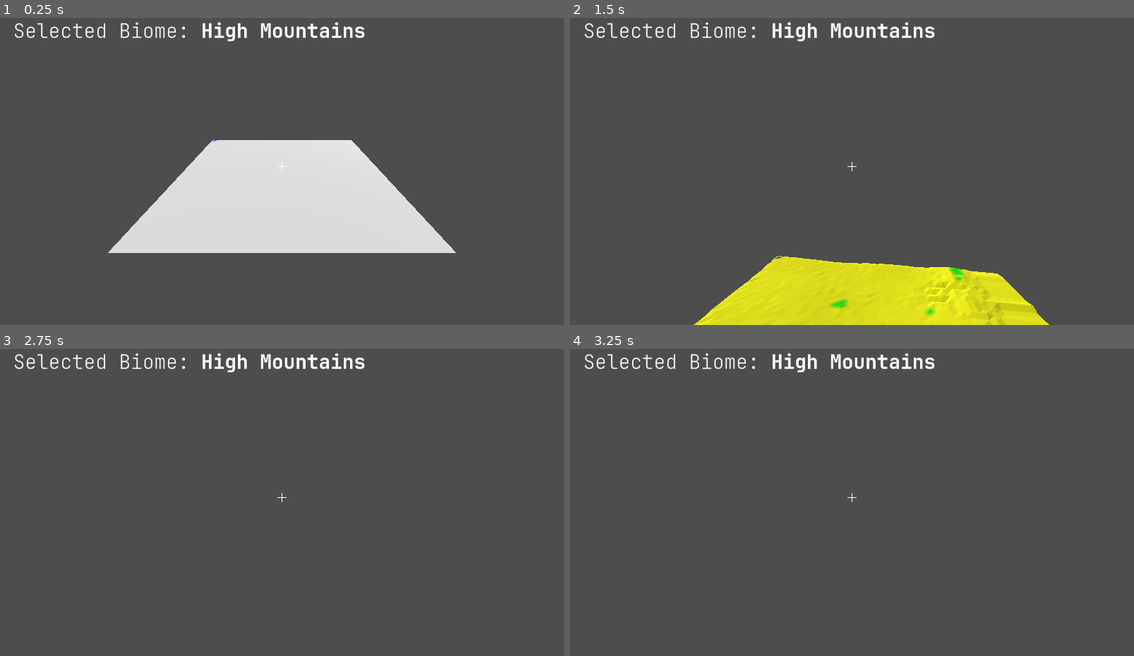
Above: before the commit, frames 1-4 (two rows, left to right).
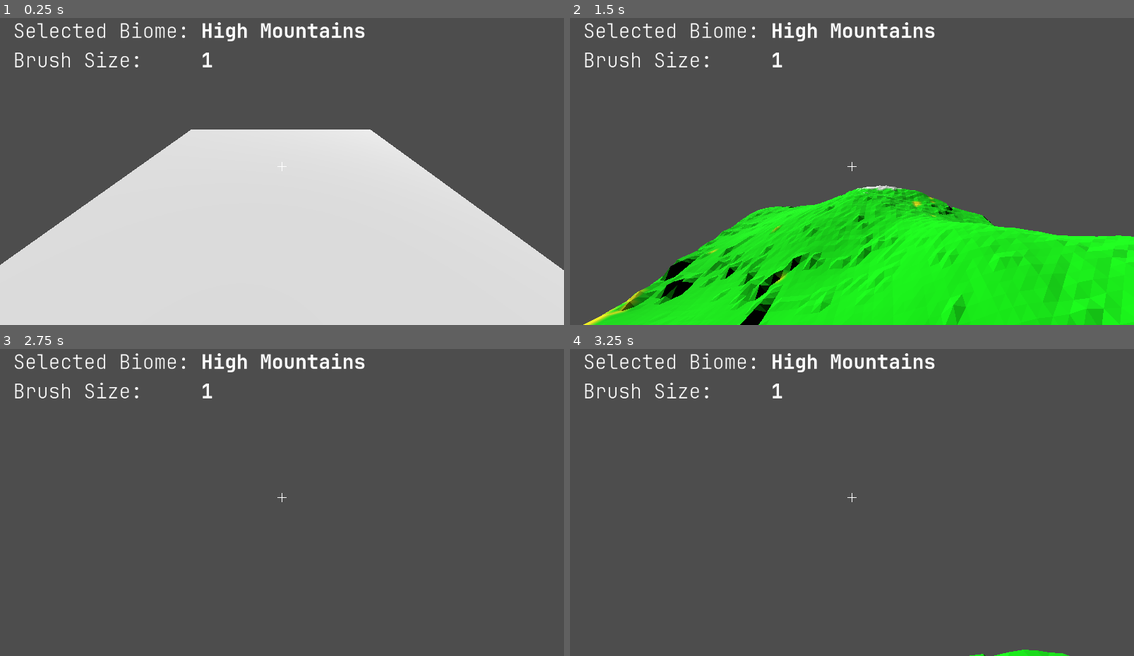
Above: after the commit, the same moments.

Repository: Lion4567714/prodecural_terrain_generation
Game: Godot game, scene res://test_scene.tscn
Same seed, same stepped clock (60 frames per second), same inputs: the game is played once before the commit and once after it.
Inputs (mouse positions are in pixels of both pictures, inside the frame that each line leads up to):
- Up to frame 1 (0.25 s): no input
- Up to frame 2 (1.5 s): tap Enter at 0.5 s; move the mouse to (880, 165) at 0.52 s; hold W (ui_up) from 0.53 s (still down); tap E at 0.6 s; click (880, 165) at 0.67 s; tap R at 0.8, 1.35 s; move the mouse to (823, 168) at 1.27 s; click (823, 168) at 1.42 s
- Up to frame 3 (2.75 s): keep holding W (ui_up); tap F at 1.55, 2.1 s; move the mouse to (293, 493) at 2.02 s; click (293, 493) at 2.17 s; tap E at 2.3 s
- Up to frame 4 (3.25 s): keep holding W (ui_up); move the mouse to (846, 502) at 2.77 s; tap E at 2.85 s; click (846, 502) at 2.92 s; tap R at 3.05 s

The runs differ from the first frame. In frame 1, 33% of the frame differs, in the area x 0-100%, y 10-100%; in frame 2, 30%; in frame 3, 0.3%; in frame 4, 0.5%.

Commit message:
mesh clearing and brush sizes

Diff:
--- a/project.godot
+++ b/project.godot
@@ -35,16 +35,14 @@
 }
 ui_up={
 "deadzone": 0.5,
-"events": [Object(InputEventKey,"resource_local_to_scene":false,"resource_name":"","device":0,"window_id":0,"alt_pressed":false,"shift_pressed":false,"ctrl_pressed":false,"meta_pressed":false,"pressed":false,"keycode":4194320,"physical_keycode":0,"key_label":0,"unicode":0,"echo":false,"script":null)
-, Object(InputEventJoypadButton,"resource_local_to_scene":false,"resource_name":"","device":0,"button_index":11,"pressure":0.0,"pressed":false,"script":null)
+"events": [Object(InputEventJoypadButton,"resource_local_to_scene":false,"resource_name":"","device":0,"button_index":11,"pressure":0.0,"pressed":false,"script":null)
 , Object(InputEventJoypadMotion,"resource_local_to_scene":false,"resource_name":"","device":0,"axis":1,"axis_value":-1.0,"script":null)
 , Object(InputEventKey,"resource_local_to_scene":false,"resource_name":"","device":-1,"window_id":0,"alt_pressed":false,"shift_pressed":false,"ctrl_pressed":false,"meta_pressed":false,"pressed":false,"keycode":0,"physical_keycode":87,"key_label":0,"unicode":119,"echo":false,"script":null)
 ]
 }
 ui_down={
 "deadzone": 0.5,
-"events": [Object(InputEventKey,"resource_local_to_scene":false,"resource_name":"","device":0,"window_id":0,"alt_pressed":false,"shift_pressed":false,"ctrl_pressed":false,"meta_pressed":false,"pressed":false,"keycode":4194322,"physical_keycode":0,"key_label":0,"unicode":0,"echo":false,"script":null)
-, Object(InputEventJoypadButton,"resource_local_to_scene":false,"resource_name":"","device":0,"button_index":12,"pressure":0.0,"pressed":false,"script":null)
+"events": [Object(InputEventJoypadButton,"resource_local_to_scene":false,"resource_name":"","device":0,"button_index":12,"pressure":0.0,"pressed":false,"script":null)
 , Object(InputEventJoypadMotion,"resource_local_to_scene":false,"resource_name":"","device":0,"axis":1,"axis_value":1.0,"script":null)
 , Object(InputEventKey,"resource_local_to_scene":false,"resource_name":"","device":-1,"window_id":0,"alt_pressed":false,"shift_pressed":false,"ctrl_pressed":false,"meta_pressed":false,"pressed":false,"keycode":0,"physical_keycode":83,"key_label":0,"unicode":115,"echo":false,"script":null)
 ]
--- a/scripts/generator.gd
+++ b/scripts/generator.gd
@@ -5,17 +5,18 @@
 var VIEW_BIOME_TEST = false
 var VIEW_BIOME_MAP = false
 var VIEW_HEIGHT_MAP = true
+var VIEW_FEATURE_MAP = false
 var ENABLE_SMOOTHING = true
 
 # Mesh settings
-const WIDTH = 50
-const HEIGHT = 50
+const WIDTH = 75
+const HEIGHT = 75
 const CELL_SIZE = 2.0
 #const CON_KERNEL = [[-1, -1, -1],
 #					[-1,  8, -1],
 #					[-1, -1, -1]]
 const CON_KERNEL = [[ 0, -1,  0],
-					[ 0,  2,  0],
+					[-1,  4, -1],
 					[ 0, -1,  0]]
 #const CON_KERNEL = [[-1, -1, -1, -1, -1],
 #					[-1, -2, -2, -2, -1],
@@ -56,13 +57,13 @@
 var camera: Camera3D
 var collision_area: Area3D
 var biome_text: RichTextLabel
+var brush_text: RichTextLabel
+
+# Script globals
 var selected_biome: int = 0
-
-# Script globals
+var brush_size: int = 1
 var last_update_time
 var biome_map
-var biome_size
-var biome_dict
 var noise
 var height_map
 var feature_map
@@ -71,11 +72,7 @@
 
 # Called when the node enters the scene tree for the first time.
 func _ready():
-	biome_map = []
-	for x in range(WIDTH + 1):
-		var col = []
-		col.resize(HEIGHT + 1)
-		biome_map.append(col)
+	initialize()
 
 	PRINT_STATUS_MESSAGES = false
 	generate_mesh(true)
@@ -88,17 +85,24 @@
 
 	biome_text = get_node("/root/Node3D/Canvas/BiomeText")
 	biome_text.text = "Selected Biome: [b]" + BIOME_NAMES[selected_biome] + "[/b]"
+
+	brush_text = get_node("/root/Node3D/Canvas/BrushText")
+	brush_text.text = "Brush Size:     [b]" + str(brush_size) + "[/b]"
 
 	print("Controls:")
 	print("WASD+C+Space: camera movement")
 	print("LMB: draw biome")
 	print("Scroll: switch biome type")
-	print("E: regenerate mesh")
+	print("Up/Down: change brush size")
+	print("E: erase mesh")
+	print("R: regenerate mesh")
 	print("T: toggle biome test")
 	print("B: toggle biome map")
 	print("H: toggle height map")
+	print("F: toggle feature map")
 	print("M: toggle status messages")
 	print("O: toggle terrain smoothing")
+	print("-----")
 
 	pass
 
@@ -110,8 +114,18 @@
 
 func _input(event):
 	if event is InputEventKey and event.pressed:
-		if event.keycode == KEY_R:
+		if event.keycode == KEY_E:
+			initialize()
+			generate_mesh(true)
+		elif event.keycode == KEY_R:
 			generate_mesh()
+		elif event.keycode == KEY_UP:
+			brush_size += 1
+			brush_text.text = "Brush Size:     [b]" + str(brush_size) + "[/b]"
+		elif event.keycode == KEY_DOWN:
+			if brush_size > 1:
+				brush_size -= 1
+				brush_text.text = "Brush Size:     [b]" + str(brush_size) + "[/b]"
 		elif event.keycode == KEY_H:
 			VIEW_HEIGHT_MAP = toggle(VIEW_HEIGHT_MAP, "Height map")
 		elif event.keycode == KEY_B:
@@ -120,6 +134,8 @@
 			PRINT_STATUS_MESSAGES = toggle(PRINT_STATUS_MESSAGES, "Status messages")
 		elif event.keycode == KEY_O:
 			ENABLE_SMOOTHING = toggle(ENABLE_SMOOTHING, "Terrain smoothing")
+		elif event.keycode == KEY_F:
+			VIEW_FEATURE_MAP = toggle(VIEW_FEATURE_MAP, "Feature map")
 		elif event.keycode == KEY_T:
 			VIEW_BIOME_TEST = toggle(VIEW_BIOME_TEST, "Biome test")
 
@@ -147,7 +163,11 @@
 			grid_position.y = int(grid_position.y)
 			print(grid_position)
 
-			biome_map[grid_position.x][grid_position.y] = 1 << selected_biome
+			for x in range(grid_position.x - brush_size + 1, grid_position.x + brush_size):
+				for y in range(grid_position.y - brush_size + 1, grid_position.y + brush_size):
+					if abs(grid_position.x - x) + abs(grid_position.y - y) <= brush_size:
+						if x >= 0 && x <= WIDTH && y >= 0 && y <= HEIGHT:
+							biome_map[x][y] = 1 << selected_biome
 			reload_mesh()
 
 		elif event.button_index == MOUSE_BUTTON_WHEEL_DOWN and event.pressed:
@@ -173,7 +193,18 @@
 	return setting
 
 
+func initialize() -> void:
+	biome_map = []
+	for x in range(WIDTH + 1):
+		var col = []
+		col.resize(HEIGHT + 1)
+		biome_map.append(col)
+
+
 func reload_mesh():
+	var state = VIEW_BIOME_MAP
+	VIEW_BIOME_MAP = true
+
 	var my_mesh = generate_grid()
 
 	var mdt = MeshDataTool.new()
@@ -182,20 +213,22 @@
 		return
 	print_status("Created MeshDataTool from surface")
 
-	var color_map = generate_colors()
+	var color_map = generate_colors(biome_map, true)
 	print_status("Generated color map")
 
 	self.mesh = compile_mesh(mdt, color_map)
 	print_status("Mesh compiled")
 
-
-func generate_mesh(blank_mesh: bool = false) -> void:
+	VIEW_BIOME_MAP = state
+
+
+func generate_mesh(is_blank: bool = false) -> void:
 	if PRINT_STATUS_MESSAGES:
 		print("-----")
 		print("Starting new mesh generation...")
 	last_update_time = Time.get_ticks_usec()	# Reset timer for new mesh generation
 
-	if !blank_mesh:
+	if !is_blank:
 		if !VIEW_BIOME_TEST:
 			biome_map = generate_biome_map()
 		else:
@@ -211,12 +244,12 @@
 		return
 	print_status("Created MeshDataTool from surface")
 
-	if !blank_mesh:
+	if !is_blank:
 		noise = FastNoiseLite.new()
 		noise.set_noise_type(FastNoiseLite.TYPE_PERLIN)
 		noise.set_seed(Time.get_datetime_dict_from_system().second)
 
-	height_map = generate_height_map(biome_map, blank_mesh || !VIEW_HEIGHT_MAP)
+	height_map = generate_height_map(biome_map, is_blank || !VIEW_HEIGHT_MAP)
 	print_status("Generated height map")
 
 	if ENABLE_SMOOTHING:
@@ -225,14 +258,15 @@
 		smooth_height_map()
 		print_status("Smoothed height map")
 
-	var color_map = generate_colors()
+	var color_map
+	if is_blank:
+		color_map = generate_colors(biome_map, true)
+	else:
+		color_map = generate_colors(biome_map)
 	print_status("Generated color map")
 
 	self.mesh = compile_mesh(mdt, color_map)
 	print_status("Mesh compiled")
-
-	#print(biome_size)
-	#print(biome_dict)
 
 
 func print_status(message):
@@ -313,13 +347,33 @@
 		arrays[new].append(node)
 
 
+func collapse_node(node: WFCNode, node_mat: Array, node_arrs: Array) -> void:
+	var x0 = node.pos.x
+	var y0 = node.pos.y
+	var limit = node.options
+
+	for i in range(1, BIOME.size() - 1):
+		limit |= limit >> 1
+		limit |= limit << 1
+		if y0 - i >= 0:
+			for x in range(x0 - i, x0 + i + 1):
+				if x >= 0 && x <= WIDTH:
+					limit_options_of_node(node_mat[x][y0 - i], limit, node_arrs)
+		if y0 + i <= HEIGHT:
+			for x in range(x0 - i, x0 + i + 1):
+				if x >= 0 && x <= WIDTH:
+					limit_options_of_node(node_mat[x][y0 + i], limit, node_arrs)
+		if x0 - i >= 0:
+			for y in range(y0 - i, y0 + i + 1):
+				if y >= 0 && y <= HEIGHT:
+					limit_options_of_node(node_mat[x0 - i][y], limit, node_arrs)
+		if x0 + i <= WIDTH:
+			for y in range(y0 - i, y0 + i + 1):
+				if y >= 0 && y <= HEIGHT:
+					limit_options_of_node(node_mat[x0 + i][y], limit, node_arrs)
+
+
 func generate_biome_map():
-	biome_size = []
-	biome_size.resize(BIOME.size())
-	for i in range(BIOME.size()):
-		biome_size[i] = 0
-	biome_dict = {}
-
 	var node_mat = []
 	var node_arrs = []	# Array of arrays, index cooresponds to num remaining options + 1
 	var num_uncollapsed_nodes = (WIDTH + 1) * (HEIGHT + 1)
@@ -336,35 +390,31 @@
 			node_mat[x][y] = WFCNode.new(x, y)
 			node_arrs[BIOME.size() - 1].append(node_mat[x][y])
 
-	var num_starting_biomes = 5
+	# Check for existing biome mapping and collapse based upon that
+	for x in range(WIDTH + 1):
+		for y in range(HEIGHT + 1):
+			if biome_map[x][y] != null:
+				var node: WFCNode = node_mat[x][y]
+				node_arrs[node.num_options - 1].erase(node)
+				node_arrs[0].append(node)
+				node.options = biome_map[x][y]
+				node.num_options = 1
+				num_uncollapsed_nodes -= 1
+				collapse_node(node, node_mat, node_arrs)
 
 	while num_uncollapsed_nodes > 0:
 		# Find the first array with > 0 nodes, choose a random node within that array
 		var rand_node = null
 
-		if num_starting_biomes > 0:
-			var index = randi_range(0, node_arrs[BIOME.size() - 1].size() - 1)
-			rand_node = node_arrs[BIOME.size() - 1][index]
-			#print(index)
-			#print(rand_node)
-			num_starting_biomes -= 1
-		else:
-			for i in range(1, node_arrs.size()):
-				#print("i: ", i)
-				#print("size ", node_arrs[i].size())
-				if node_arrs[i].size() > 0:
-					rand_node = node_arrs[i][randi_range(0, node_arrs[i].size() - 1)]
-					break
+		for i in range(1, node_arrs.size()):
+			if node_arrs[i].size() > 0:
+				rand_node = node_arrs[i][randi_range(0, node_arrs[i].size() - 1)]
+				break
 		if rand_node == null:
 			break
 
-		#if !biome_dict.has(rand_node.options):
-		#	biome_dict[rand_node.options] = 0
-		#biome_dict[rand_node.options] += 1
-
 		# Collapse vertex
 		var rand_option_index = randi_range(0, rand_node.num_options - 1)
-		#var rand_option_index = randi_range(0, 100) % (rand_node.num_options)
 		var rand_option
 		for i in range(BIOME.size()):
 			if (1 << i) & rand_node.options > 0:
@@ -372,36 +422,13 @@
 					rand_option = 1 << i
 					break;
 				rand_option_index -= 1
-		biome_size[log(rand_option)] += 1 ###############################
-		rand_node.options = rand_option
 		node_arrs[rand_node.num_options - 1].erase(rand_node)
 		node_arrs[0].append(rand_node)
+		rand_node.options = rand_option
 		rand_node.num_options = 1
 		num_uncollapsed_nodes -= 1
 
-		# Update surround nodes
-		var x0 = rand_node.pos.x
-		var y0 = rand_node.pos.y
-		for i in range(1, BIOME.size() - 1):
-		#for i in range(1, 2):
-			rand_option |= rand_option >> 1
-			rand_option |= rand_option << 1
-			if y0 - i >= 0:
-				for x in range(x0 - i, x0 + i + 1):
-					if x >= 0 && x <= WIDTH:
-						limit_options_of_node(node_mat[x][y0 - i], rand_option, node_arrs)
-			if y0 + i <= HEIGHT:
-				for x in range(x0 - i, x0 + i + 1):
-					if x >= 0 && x <= WIDTH:
-						limit_options_of_node(node_mat[x][y0 + i], rand_option, node_arrs)
-			if x0 - i >= 0:
-				for y in range(y0 - i, y0 + i + 1):
-					if y >= 0 && y <= HEIGHT:
-						limit_options_of_node(node_mat[x0 - i][y], rand_option, node_arrs)
-			if x0 + i <= WIDTH:
-				for y in range(y0 - i, y0 + i + 1):
-					if y >= 0 && y <= HEIGHT:
-						limit_options_of_node(node_mat[x0 + i][y], rand_option, node_arrs)
+		collapse_node(rand_node, node_mat, node_arrs)
 
 	for x in range(WIDTH + 1):
 		for y in range(HEIGHT + 1):
@@ -452,7 +479,7 @@
 					BIOME.BEACHS:
 						height = 5 + 12 * noise.get_noise_2d(15 * x, y)
 					BIOME.OCEANS:
-						height = -3 + 5 * noise.get_noise_2d(10 * x, 5 * y)
+						height = 0# + 5 * noise.get_noise_2d(10 * x, 5 * y)
 				if height < 0:
 					height = 0
 
@@ -589,7 +616,7 @@
 				new_height_map[i][j] -= std_dev * tanh(z_score / 4)
 
 
-func generate_colors():
+func generate_colors(biome_map: Array, is_blank: bool = false) -> Array:
 	var color_map = []
 
 	for x in range(WIDTH + 1):
@@ -598,7 +625,15 @@
 		color_map.append(col)
 
 		for y in range(HEIGHT + 1):
-			if VIEW_BIOME_MAP:
+			if VIEW_FEATURE_MAP:
+				if abs(feature_map[x][y]) > feature_threshold:
+					color_map[x][y] = Color(128, 0, 128, 1)
+					print("feature!")
+					continue
+
+			if VIEW_BIOME_MAP || is_blank:
+				if biome_map[x][y] == 0:
+					color_map[x][y] = Color(255, 255, 255, 1)
 				if biome_map[x][y] == BIOME.HIGH_MOUNTAINS:
 					color_map[x][y] = Color(255, 0, 0, 1)
 				elif biome_map[x][y] == BIOME.MOUNTAINS:
@@ -609,8 +644,6 @@
 					color_map[x][y] = Color(0, 255, 255, 1)
 				elif biome_map[x][y] == BIOME.OCEANS:
 					color_map[x][y] = Color(0, 0, 255, 1)
-			elif height_map[x][y] == 0:
-				color_map[x][y] = Color(255, 255, 255, 1)
 			else:
 				if height_map[x][y] > 35:
 					color_map[x][y] = SNOW
@@ -630,7 +663,7 @@
 	# Apply heightmap to mesh
 	for i in range(mdt.get_vertex_count()):
 		var vertex: Vector3 = mdt.get_vertex(i)
-		vertex[1] = height_map[i / (WIDTH + 1)][i % (WIDTH + 1)]
+		vertex[1] = height_map[i % (WIDTH + 1)][i / (WIDTH + 1)]
 		mdt.set_vertex(i, vertex)
 
 	var vertices = PackedVector3Array()
@@ -647,9 +680,7 @@
 
 			vertices.push_back(mdt.get_vertex(faceVertex))
 			uvs.push_back(mdt.get_vertex_uv(faceVertex))
-			if x == 1 && y == 1:
-				colors.push_back(Color(0, 0, 255, 1))
-			elif color_map[x][y] == null:
+			if color_map[x][y] == null:
 				colors.push_back(Color(255, 255, 255, 1))
 			else:
 				colors.push_back(color_map[x][y])
--- a/test_scene.tscn
+++ b/test_scene.tscn
@@ -1,6 +1,5 @@
-[gd_scene load_steps=7 format=3 uid="uid://dltnb0relog3g"]
+[gd_scene load_steps=6 format=3 uid="uid://dltnb0relog3g"]
 
-[ext_resource type="ArrayMesh" uid="uid://blgcboj8owaih" path="res://blender_files/mesh2.obj" id="1_k7w08"]
 [ext_resource type="Script" path="res://scripts/generator.gd" id="2_pynln"]
 [ext_resource type="Script" path="res://scripts/camera_controller.gd" id="3_jos13"]
 [ext_resource type="FontFile" uid="uid://da3avynq8bbnh" path="res://resources/JetBrainsMonoNerdFont-ExtraLight.ttf" id="4_nvtil"]
@@ -11,7 +10,6 @@
 [node name="Node3D" type="Node3D"]
 
 [node name="MeshInstance3D" type="MeshInstance3D" parent="."]
-mesh = ExtResource("1_k7w08")
 script = ExtResource("2_pynln")
 
 [node name="Camera3D" type="Camera3D" parent="."]
@@ -33,7 +31,7 @@
 offset_left = 27.0
 offset_top = 20.0
 offset_right = 890.0
-offset_bottom = 186.0
+offset_bottom = 81.0
 theme_override_fonts/normal_font = ExtResource("4_nvtil")
 theme_override_fonts/bold_font = ExtResource("5_tq3xq")
 theme_override_font_sizes/normal_font_size = 40
@@ -41,3 +39,16 @@
 bbcode_enabled = true
 text = "Selected Biome: [b]Ocean[/b]"
 fit_content = true
+
+[node name="BrushText" type="RichTextLabel" parent="Canvas"]
+offset_left = 27.0
+offset_top = 80.0
+offset_right = 890.0
+offset_bottom = 141.0
+theme_override_fonts/normal_font = ExtResource("4_nvtil")
+theme_override_fonts/bold_font = ExtResource("5_tq3xq")
+theme_override_font_sizes/normal_font_size = 40
+theme_override_font_sizes/bold_font_size = 40
+bbcode_enabled = true
+text = "Brush Size:     [b]1[/b]"
+fit_content = true
Not shown, removed: blender_files/mesh.mtl
Not shown, removed: blender_files/mesh.obj
Not shown, removed: blender_files/mesh.obj.import
Not shown, removed: blender_files/mesh2.mtl
Not shown, removed: blender_files/mesh2.obj
Not shown, removed: blender_files/mesh2.obj.import
Not shown, removed: blender_files/mesh.blend
Not shown, removed: blender_files/mesh.blend1
Not shown, removed: blender_files/mesh2.blend
Not shown, removed: blender_files/mesh2.blend1
